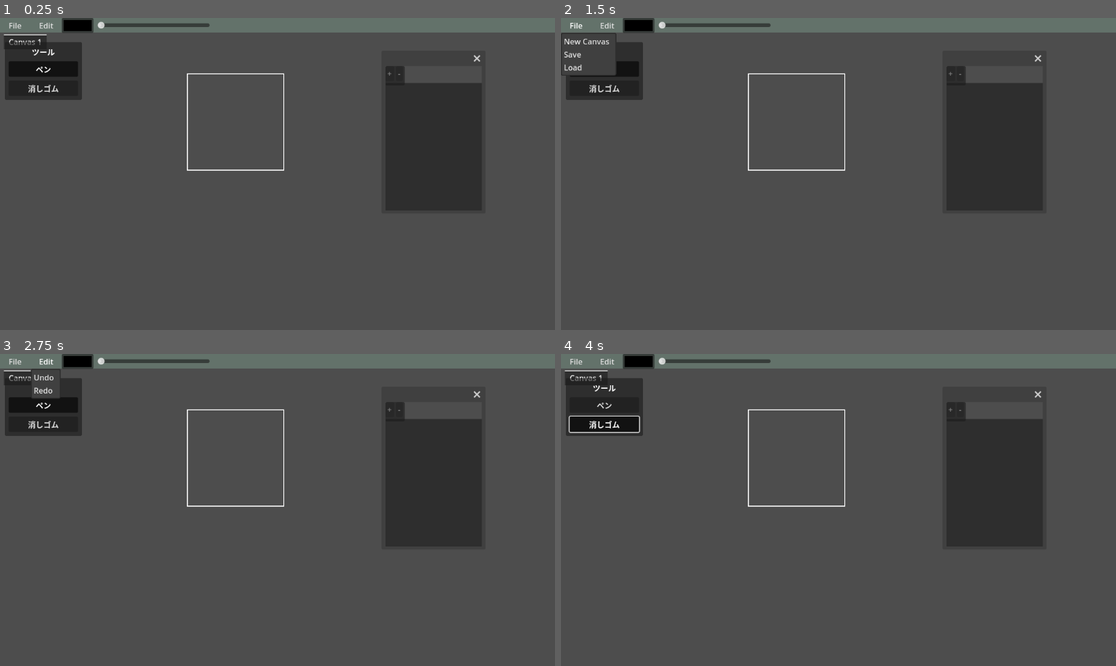
Above: before the commit, frames 1-4 (two rows, left to right).
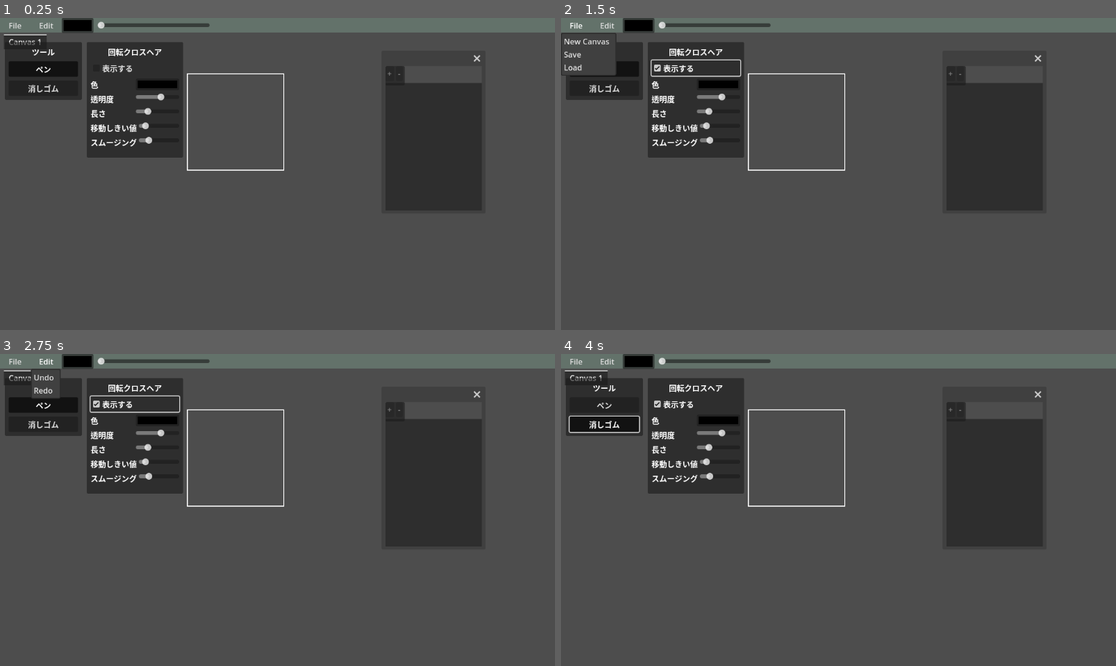
Above: after the commit, the same moments.

Repository: UnchiBurio/peintosoftGodot
Game: Godot game, scene res://Main.tscn
The game is run twice, just before and just after one commit, with the same random seed, the same clock (stepped at 60 frames per second) and the same inputs.
Inputs (mouse positions are in pixels of both pictures, inside the frame that each line leads up to):
- Up to frame 1 (0.25 s): no input
- Up to frame 2 (1.5 s): click (694, 67) at 0.5 s, where only the run after the commit has a clickable "表示する"; click "File" at 1.25 s
- Up to frame 3 (2.75 s): click "Edit" at 2 s
- Up to frame 4 (4 s): click "ペン" at 2.75 s; click "消しゴム" at 3.5 s

The runs differ from the first frame. In frame 1, 6.2% of the frame differs, in the area x 15-33%, y 7-45%; in frame 2, 6.2%; in frame 3, 6.2%; in frame 4, 6.2%.

Commit message:
Add GUI controls for directional crosshair

Diff:
--- a/Main.gd
+++ b/Main.gd
@@ -10,6 +10,12 @@
 @onready var layer_manager = $VBoxContainer/LayerManagerScene
 @onready var brush_button: Button = $ToolWindow/MarginContainer/VBoxContainer/BrushButton
 @onready var eraser_button: Button = $ToolWindow/MarginContainer/VBoxContainer/EraserButton
+@onready var crosshair_enabled_checkbox: CheckBox = $CrosshairWindow/MarginContainer/VBoxContainer/CrosshairEnabledCheckBox
+@onready var crosshair_color_picker: ColorPickerButton = $CrosshairWindow/MarginContainer/VBoxContainer/CrosshairColorRow/CrosshairColorPicker
+@onready var crosshair_alpha_slider: HSlider = $CrosshairWindow/MarginContainer/VBoxContainer/CrosshairAlphaRow/CrosshairAlphaSlider
+@onready var crosshair_length_slider: HSlider = $CrosshairWindow/MarginContainer/VBoxContainer/CrosshairLengthRow/CrosshairLengthSlider
+@onready var crosshair_min_movement_slider: HSlider = $CrosshairWindow/MarginContainer/VBoxContainer/CrosshairMinMovementRow/CrosshairMinMovementSlider
+@onready var crosshair_smoothing_slider: HSlider = $CrosshairWindow/MarginContainer/VBoxContainer/CrosshairSmoothingRow/CrosshairSmoothingSlider
 
 var active_paint_canvas: Node2D = null
 
@@ -27,6 +33,14 @@
 # ツールパラメータ
 static var stroke_color = Color.BLACK
 static var stroke_width = 1.0
+
+# 回転クロスヘア設定
+var directional_crosshair_enabled: bool = false
+var directional_crosshair_color: Color = Color.BLACK
+var directional_crosshair_alpha: float = 0.6
+var directional_crosshair_length: float = 18.0
+var directional_crosshair_min_movement: float = 2.0
+var directional_crosshair_smoothing: float = 0.2
 
 # ナビゲーター関連の変数
 var show_navigator: bool = true
@@ -47,6 +61,12 @@
 
 	# 初期カラーを設定
 	color_picker.color = stroke_color
+	crosshair_color_picker.color = directional_crosshair_color
+	crosshair_enabled_checkbox.button_pressed = directional_crosshair_enabled
+	crosshair_alpha_slider.value = directional_crosshair_alpha
+	crosshair_length_slider.value = directional_crosshair_length
+	crosshair_min_movement_slider.value = directional_crosshair_min_movement
+	crosshair_smoothing_slider.value = directional_crosshair_smoothing
 
 	# ナビゲーター用のViewportTextureを設定
 	navigator_texture_rect.texture = navigator_viewport.get_texture()
@@ -187,6 +207,7 @@
 		if child is Node2D and child.has_method("_draw") and child.has_method("commit_line"):
 			# 新しく作成されたキャンバスを自動的にアクティブにする
 			active_paint_canvas = child
+			_apply_directional_crosshair_settings(active_paint_canvas)
 			# 入力シグナルを接続
 			child.gui_input.connect(_on_canvas_input.bind(child))
 
@@ -349,6 +370,7 @@
 	if event is InputEventMouseButton and event.pressed:
 		if canvas != active_paint_canvas:
 			active_paint_canvas = canvas
+			_apply_directional_crosshair_settings(active_paint_canvas)
 			# ナビゲーターの更新をトリガー
 			_update_navigator_view()
 
@@ -370,6 +392,7 @@
 
 	if canvas != active_paint_canvas:
 		active_paint_canvas = canvas
+		_apply_directional_crosshair_settings(active_paint_canvas)
 		# ナビゲーターの更新をトリガー
 		if show_navigator:
 			navigator_viewport.render_target_update_mode = SubViewport.UPDATE_ONCE
@@ -381,3 +404,38 @@
 			layer_manager.set_target_canvas(active_paint_canvas)
 		else:
 			print("Error: layer_window is null!")
+
+func _apply_directional_crosshair_settings(canvas: Node2D) -> void:
+	if not canvas:
+		return
+	canvas.show_directional_crosshair = directional_crosshair_enabled
+	canvas.directional_crosshair_color = directional_crosshair_color
+	canvas.directional_crosshair_alpha = directional_crosshair_alpha
+	canvas.directional_crosshair_length = directional_crosshair_length
+	canvas.directional_crosshair_min_movement = directional_crosshair_min_movement
+	canvas.directional_crosshair_smoothing = directional_crosshair_smoothing
+	canvas.queue_redraw()
+
+func _on_crosshair_enabled_toggled(pressed: bool) -> void:
+	directional_crosshair_enabled = pressed
+	_apply_directional_crosshair_settings(active_paint_canvas)
+
+func _on_crosshair_color_changed(color: Color) -> void:
+	directional_crosshair_color = color
+	_apply_directional_crosshair_settings(active_paint_canvas)
+
+func _on_crosshair_alpha_changed(value: float) -> void:
+	directional_crosshair_alpha = value
+	_apply_directional_crosshair_settings(active_paint_canvas)
+
+func _on_crosshair_length_changed(value: float) -> void:
+	directional_crosshair_length = value
+	_apply_directional_crosshair_settings(active_paint_canvas)
+
+func _on_crosshair_min_movement_changed(value: float) -> void:
+	directional_crosshair_min_movement = value
+	_apply_directional_crosshair_settings(active_paint_canvas)
+
+func _on_crosshair_smoothing_changed(value: float) -> void:
+	directional_crosshair_smoothing = value
+	_apply_directional_crosshair_settings(active_paint_canvas)
--- a/Main.tscn
+++ b/Main.tscn
@@ -139,7 +139,118 @@
 theme_type_variation = &"PanelContainer"
 script = ExtResource("2_6pmi3")
 
+[node name="CrosshairWindow" type="PanelContainer" parent="."]
+layout_mode = 0
+offset_left = 180.0
+offset_top = 50.0
+offset_right = 380.0
+offset_bottom = 290.0
+custom_minimum_size = Vector2(200, 240)
+script = ExtResource("3_ticcg")
+
+[node name="MarginContainer" type="MarginContainer" parent="CrosshairWindow"]
+layout_mode = 2
+theme_override_constants/margin_left = 8
+theme_override_constants/margin_top = 8
+theme_override_constants/margin_right = 8
+theme_override_constants/margin_bottom = 8
+
+[node name="VBoxContainer" type="VBoxContainer" parent="CrosshairWindow/MarginContainer"]
+layout_mode = 2
+theme_override_constants/separation = 6
+
+[node name="CrosshairLabel" type="Label" parent="CrosshairWindow/MarginContainer/VBoxContainer"]
+layout_mode = 2
+text = "回転クロスヘア"
+horizontal_alignment = 1
+
+[node name="CrosshairEnabledCheckBox" type="CheckBox" parent="CrosshairWindow/MarginContainer/VBoxContainer"]
+layout_mode = 2
+text = "表示する"
+
+[node name="CrosshairColorRow" type="HBoxContainer" parent="CrosshairWindow/MarginContainer/VBoxContainer"]
+layout_mode = 2
+
+[node name="CrosshairColorLabel" type="Label" parent="CrosshairWindow/MarginContainer/VBoxContainer/CrosshairColorRow"]
+layout_mode = 2
+size_flags_horizontal = 3
+text = "色"
+
+[node name="CrosshairColorPicker" type="ColorPickerButton" parent="CrosshairWindow/MarginContainer/VBoxContainer/CrosshairColorRow"]
+layout_mode = 2
+size_flags_horizontal = 3
+
+[node name="CrosshairAlphaRow" type="HBoxContainer" parent="CrosshairWindow/MarginContainer/VBoxContainer"]
+layout_mode = 2
+
+[node name="CrosshairAlphaLabel" type="Label" parent="CrosshairWindow/MarginContainer/VBoxContainer/CrosshairAlphaRow"]
+layout_mode = 2
+size_flags_horizontal = 3
+text = "透明度"
+
+[node name="CrosshairAlphaSlider" type="HSlider" parent="CrosshairWindow/MarginContainer/VBoxContainer/CrosshairAlphaRow"]
+layout_mode = 2
+size_flags_horizontal = 3
+min_value = 0.0
+max_value = 1.0
+step = 0.05
+value = 0.6
+
+[node name="CrosshairLengthRow" type="HBoxContainer" parent="CrosshairWindow/MarginContainer/VBoxContainer"]
+layout_mode = 2
+
+[node name="CrosshairLengthLabel" type="Label" parent="CrosshairWindow/MarginContainer/VBoxContainer/CrosshairLengthRow"]
+layout_mode = 2
+size_flags_horizontal = 3
+text = "長さ"
+
+[node name="CrosshairLengthSlider" type="HSlider" parent="CrosshairWindow/MarginContainer/VBoxContainer/CrosshairLengthRow"]
+layout_mode = 2
+size_flags_horizontal = 3
+min_value = 4.0
+max_value = 64.0
+step = 1.0
+value = 18.0
+
+[node name="CrosshairMinMovementRow" type="HBoxContainer" parent="CrosshairWindow/MarginContainer/VBoxContainer"]
+layout_mode = 2
+
+[node name="CrosshairMinMovementLabel" type="Label" parent="CrosshairWindow/MarginContainer/VBoxContainer/CrosshairMinMovementRow"]
+layout_mode = 2
+size_flags_horizontal = 3
+text = "移動しきい値"
+
+[node name="CrosshairMinMovementSlider" type="HSlider" parent="CrosshairWindow/MarginContainer/VBoxContainer/CrosshairMinMovementRow"]
+layout_mode = 2
+size_flags_horizontal = 3
+min_value = 0.0
+max_value = 20.0
+step = 0.5
+value = 2.0
+
+[node name="CrosshairSmoothingRow" type="HBoxContainer" parent="CrosshairWindow/MarginContainer/VBoxContainer"]
+layout_mode = 2
+
+[node name="CrosshairSmoothingLabel" type="Label" parent="CrosshairWindow/MarginContainer/VBoxContainer/CrosshairSmoothingRow"]
+layout_mode = 2
+size_flags_horizontal = 3
+text = "スムージング"
+
+[node name="CrosshairSmoothingSlider" type="HSlider" parent="CrosshairWindow/MarginContainer/VBoxContainer/CrosshairSmoothingRow"]
+layout_mode = 2
+size_flags_horizontal = 3
+min_value = 0.0
+max_value = 1.0
+step = 0.05
+value = 0.2
+
 [connection signal="pressed" from="ToolWindow/MarginContainer/VBoxContainer/BrushButton" to="." method="_on_brush_button_pressed"]
 [connection signal="pressed" from="ToolWindow/MarginContainer/VBoxContainer/EraserButton" to="." method="_on_eraser_button_pressed"]
 [connection signal="color_changed" from="ColorPickerButton" to="." method="_on_color_picker_color_changed"]
 [connection signal="value_changed" from="HSlider" to="." method="_on_h_slider_value_changed"]
+[connection signal="toggled" from="CrosshairWindow/MarginContainer/VBoxContainer/CrosshairEnabledCheckBox" to="." method="_on_crosshair_enabled_toggled"]
+[connection signal="color_changed" from="CrosshairWindow/MarginContainer/VBoxContainer/CrosshairColorRow/CrosshairColorPicker" to="." method="_on_crosshair_color_changed"]
+[connection signal="value_changed" from="CrosshairWindow/MarginContainer/VBoxContainer/CrosshairAlphaRow/CrosshairAlphaSlider" to="." method="_on_crosshair_alpha_changed"]
+[connection signal="value_changed" from="CrosshairWindow/MarginContainer/VBoxContainer/CrosshairLengthRow/CrosshairLengthSlider" to="." method="_on_crosshair_length_changed"]
+[connection signal="value_changed" from="CrosshairWindow/MarginContainer/VBoxContainer/CrosshairMinMovementRow/CrosshairMinMovementSlider" to="." method="_on_crosshair_min_movement_changed"]
+[connection signal="value_changed" from="CrosshairWindow/MarginContainer/VBoxContainer/CrosshairSmoothingRow/CrosshairSmoothingSlider" to="." method="_on_crosshair_smoothing_changed"]
